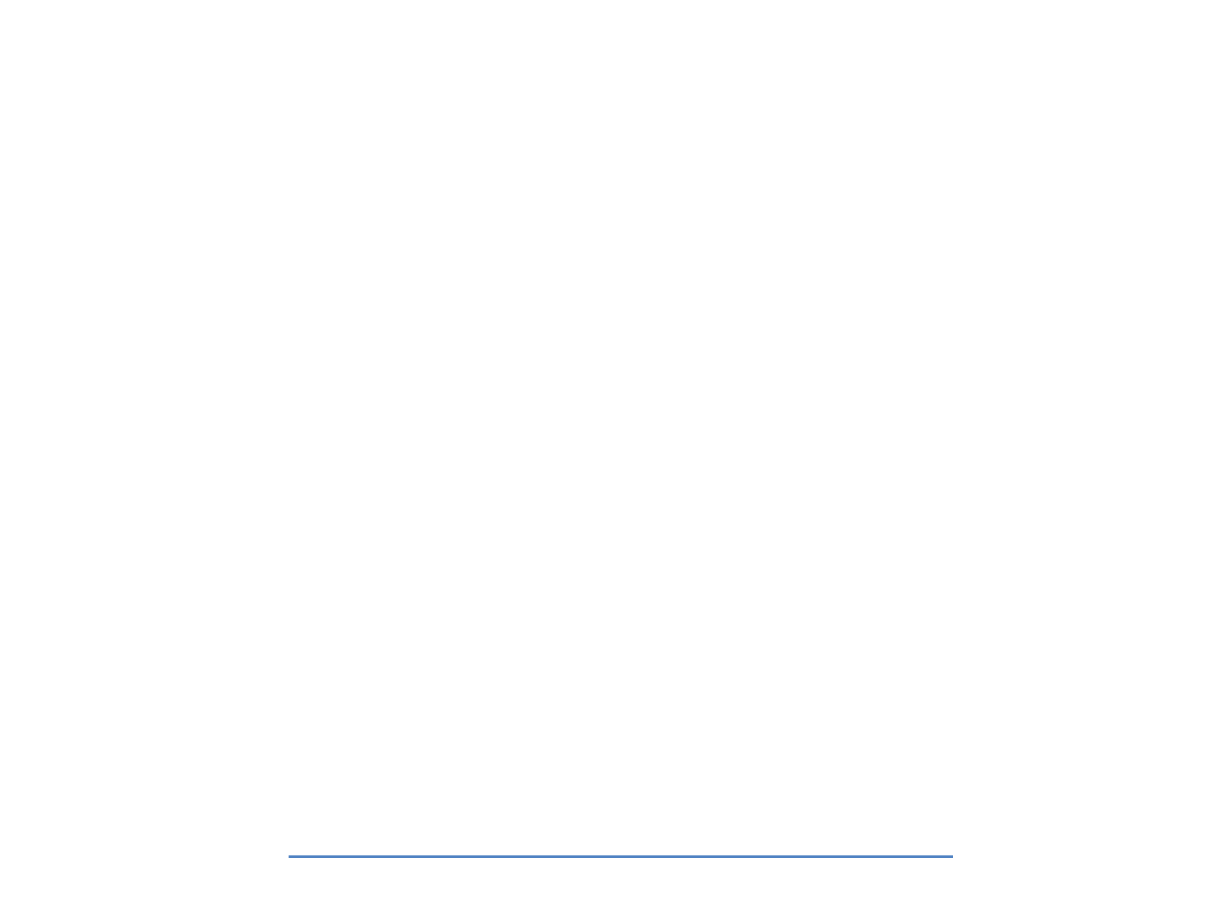
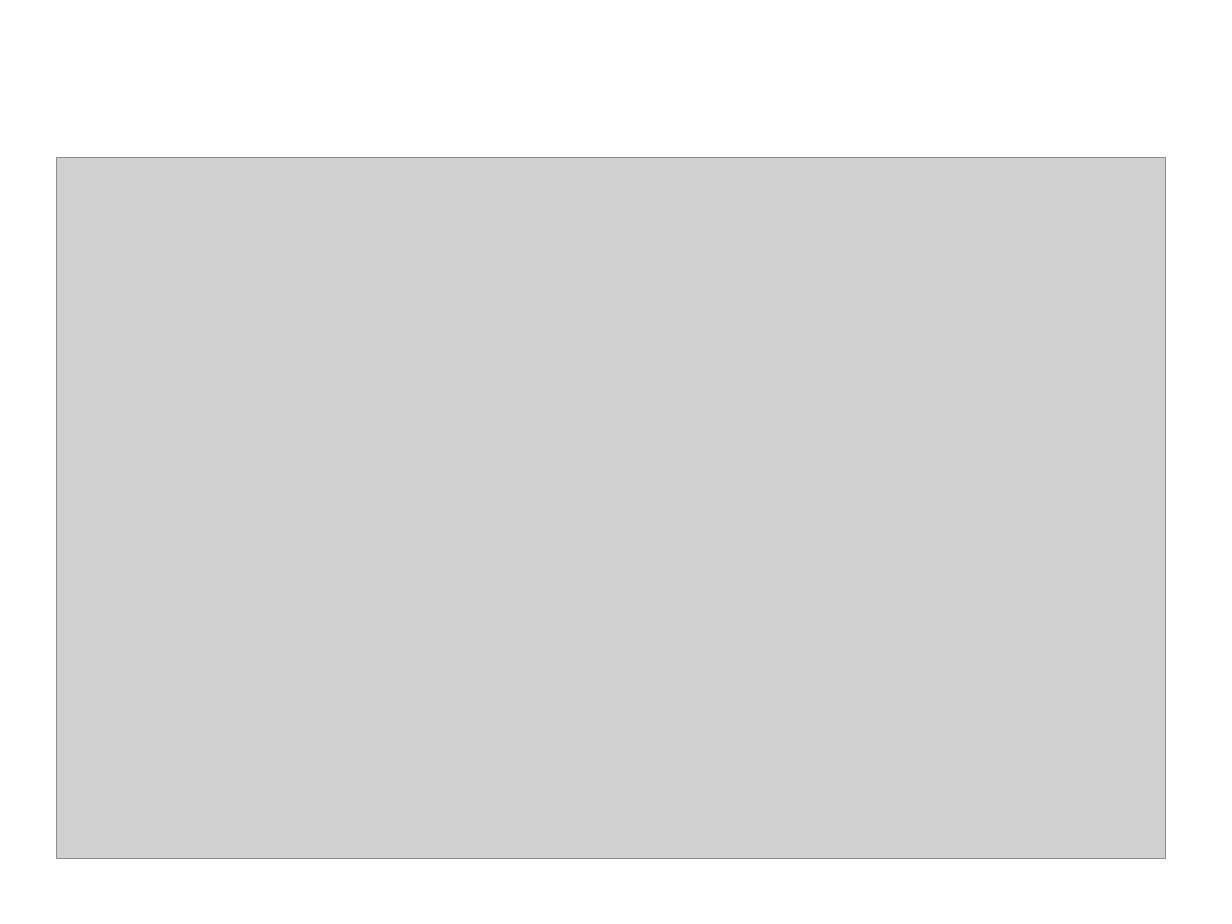
Before and after one commit to Tureyz/test, a slide deck: slide 12 of presentation/master-presentation-ro.odp. Drawn at 1232x924 pixels with LibreOffice and Linux fonts; fonts in the diff are those of the drawing; grey boxes stand for pictures; background and template pictures are left out. Boxes give left, top, right and bottom in pixels: in the first picture for what was removed or moved away, otherwise in the second. Text is boxed around its words. In the diff, an @@ line names an element or a change of style, - is before the commit and + after.

```diff
--- a/presentation/master-presentation-ro.odp
+++ b/presentation/master-presentation-ro.odp
@@ picture added at (57, 158, 1165, 859) @@
@@ line removed from (288, 856) to (952, 856) @@
```
Also in this commit, not shown: 9 other slides changed, 3 slides added, 2 slides removed, 6 other files.
